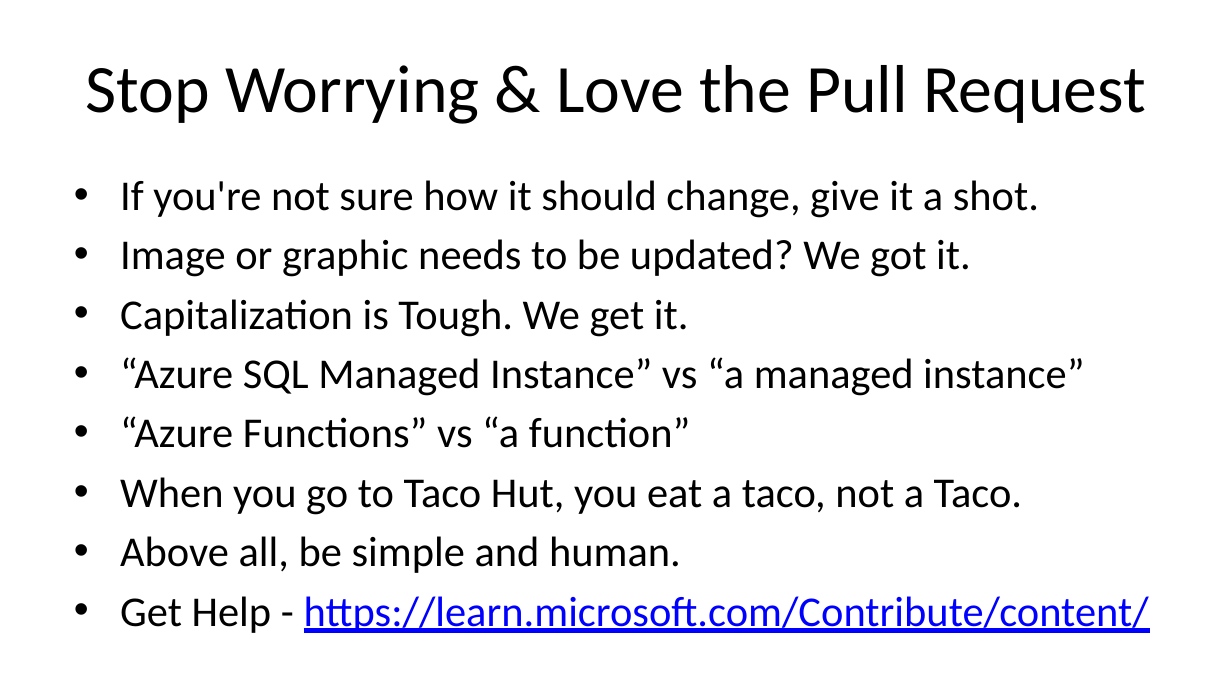
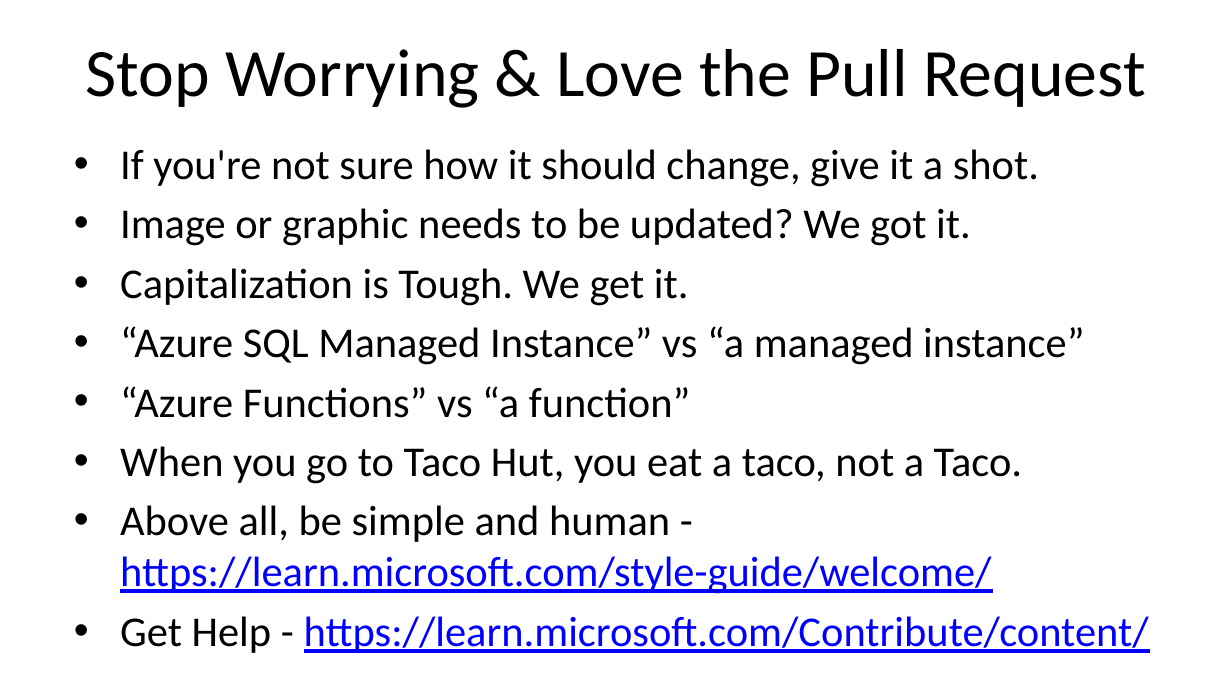
Before and after one commit to alvinashcraft/speaking, a slide deck: slide 15 of 2024/0806_VSLiveRedmond/ContributeToMsLearn/VSLMSHQ24_Become a MS Learn Contributor_AlvinAshcraft.pptx. Drawn at 1232x693 pixels with LibreOffice and Linux fonts; fonts in the diff are those of the drawing; background and template pictures are left out. Boxes give left, top, right and bottom in pixels: in the first picture for what was removed or moved away, otherwise in the second. Text is boxed around its words. In the diff, an @@ line names an element or a change of style, - is before the commit and + after.

Commit message:
Slide deck updates for Learn at vslive mshq

```diff
--- a/2024/0806_VSLiveRedmond/ContributeToMsLearn/VSLMSHQ24_Become a MS Learn Contributor_AlvinAshcraft.pptx
+++ b/2024/0806_VSLiveRedmond/ContributeToMsLearn/VSLMSHQ24_Become a MS Learn Contributor_AlvinAshcraft.pptx
@@ title "Stop Worrying & Love the ...": place and size @@
-title "Stop Worrying & Love the ..." at bbox=[85, 65, 1145, 124]
+title "Stop Worrying & Love the ..." at bbox=[85, 49, 1145, 108]
@@ text "If you're not sure how ...": place and size @@
-text "If you're not sure how ..." at bbox=[120, 180, 1149, 633]
+text "If you're not sure how ..." at bbox=[120, 149, 1149, 653]
@@ text at bbox=[120, 505, 991, 594]: text changed; text colour #000000 to #0000FF @@
-• Above all, be simple and human.
+• Above all, be simple and human - https://learn.microsoft.com/style-guide/welcome/
```
Also in this commit, not shown: 3 other slides changed.
